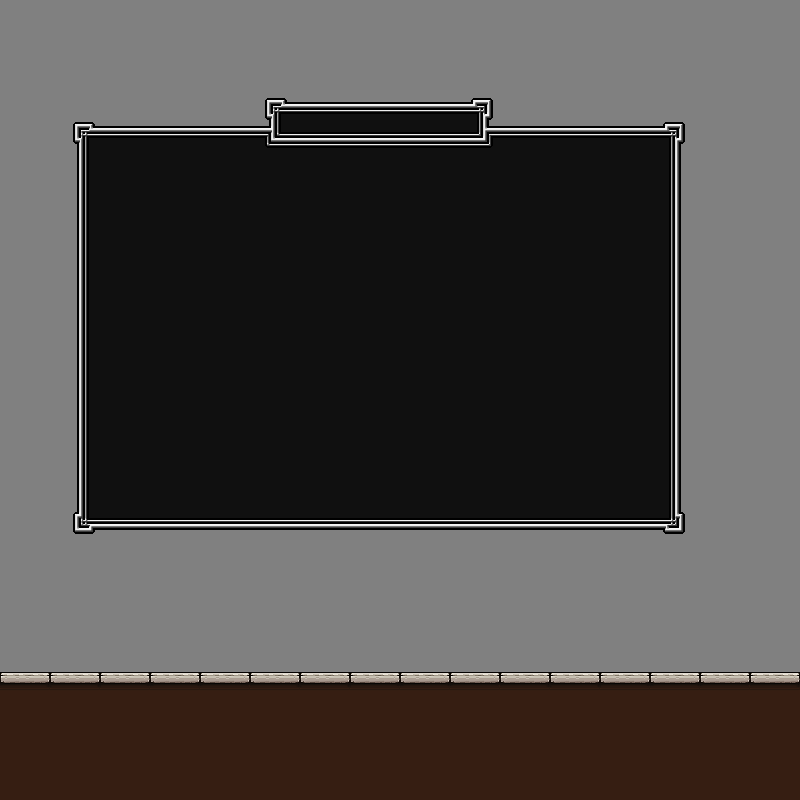
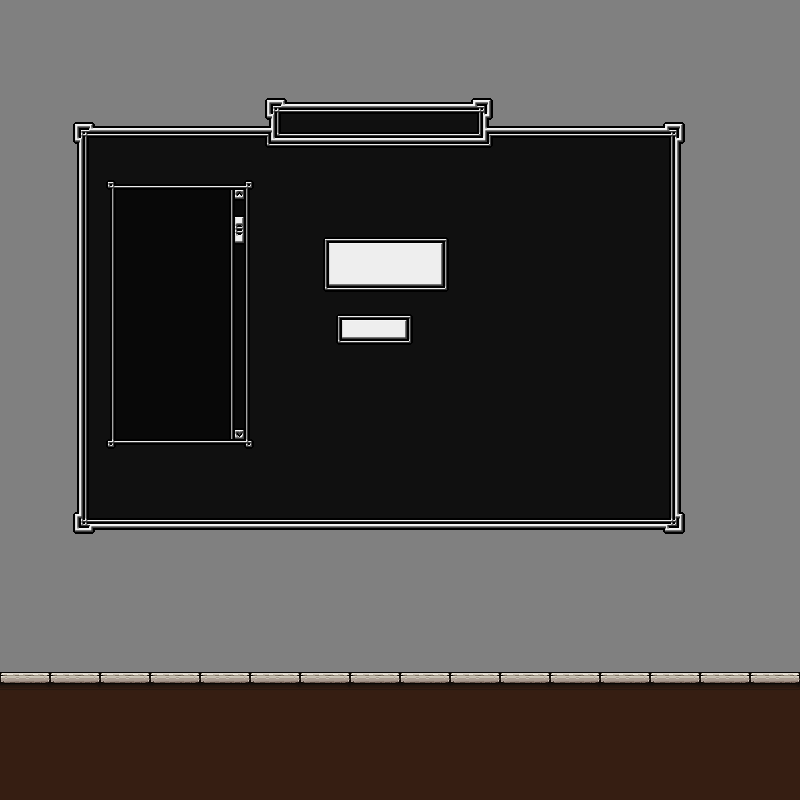
Layers edited between the first and the second 800 × 800 image:
added layer "Buttons Alt" above "Box" over [325, 239, 447, 343]
added layer "Box" above "Scrollbar" over [108, 182, 252, 447]
added layer "Scrollbar" above "Element Mat" over [231, 186, 248, 443]
added layer "Element Mat" above "Mockup" over [113, 187, 247, 442]
added group "Mockup" with 4 layers above "Frame" over [106, 180, 449, 449]
